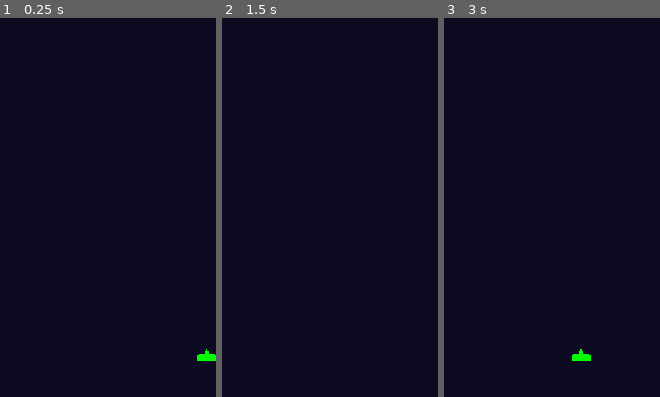
Above: before the commit, frames 1-3 (left to right).
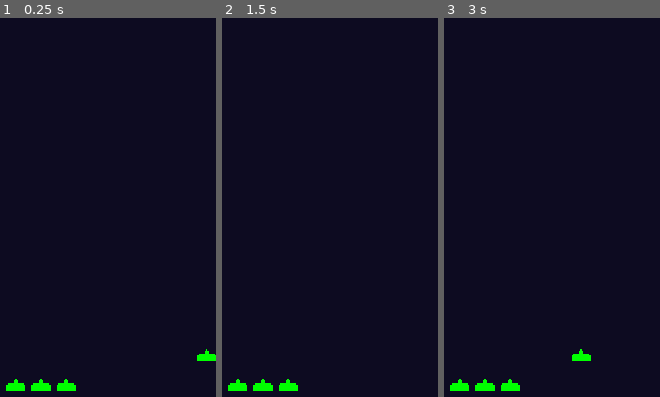
Above: after the commit, the same moments.

Repository: Alexander-Jordan/alien-attack-godot
Game: Godot game, scene res://stages/main.tscn
The game is run twice, just before and just after one commit, with the same random seed, the same clock (stepped at 60 frames per second) and the same inputs.
Inputs:
- Up to frame 1 (0.25 s): no input
- Up to frame 2 (1.5 s): click "RESTART" at 0.5 s; click "RESTART" at 1.25 s
- Up to frame 3 (3 s): click "RESTART" at 2 s; click "BACK" at 2.75 s
The pictures show only the part of the screen within x 0-50%, y 50-100%; the shares and areas given below are measured in that part.

The runs differ from the first frame. In frame 1, 0.6% of the frame differs, in the area x 2-36%, y 95-99%; in frame 2, 0.6%; in frame 3, 0.6%.

Commit message:
Add lives

Diff:
--- a/common/destruct/destructible_2d.gd
+++ b/common/destruct/destructible_2d.gd
@@ -7,13 +7,15 @@
 @export var audio_streams_destruct: Array[AudioStream] = []
 ## The audio streams to choose from when destroyed.
 @export var audio_streams_destroyed: Array[AudioStream] = []
-
+@export var disabled: bool = false
 ## The maximum, or default, amount of health.
 @export_range(1, 10) var health_max: int = 1
 
 ## Amount of health before being destroyed.
 var health: int = health_max:
 	set(h):
+		if disabled:
+			return
 		health = h if h >= 0 else 0
 		destructed.emit()
 		if health <= 0:
--- a/entities/player/player.gd
+++ b/entities/player/player.gd
@@ -11,6 +11,7 @@
 # used to lock the y-position
 @onready var y_position:float = self.position.y
 
+var can_shoot: bool = true
 var input_pos:Vector2 = self.position
 var speed:int = 2000
 #endregion
@@ -29,18 +30,28 @@
 	)
 	destructable_2d.destroyed.connect(func():
 		self.visible = false
+		destructable_2d.disabled = true
+		can_shoot = false
+		GameManager.lives -= 1
 		random_audio_player_2d.play_random_audio_and_await_finished(destructable_2d.audio_streams_destroyed)
-		GameManager.mode = GameManager.Mode.OVER
+		if GameManager.mode != GameManager.Mode.OVER:
+			await get_tree().create_timer(2).timeout
+			reset()
 	)
 
 	GameManager.mode_changed.connect(func(mode: GameManager.Mode):
 		match mode:
 			GameManager.Mode.NEW, GameManager.Mode.RESET:
 				bullet_spawner.despawn_all()
-				self.visible = true
+				reset()
 	)
 
 func _unhandled_input(event: InputEvent) -> void:
-	if event.is_action_pressed('fire') and GameManager.mode == GameManager.Mode.PLAYING:
+	if event.is_action_pressed('fire') and can_shoot and GameManager.mode == GameManager.Mode.PLAYING:
 		bullet_spawner.spawn(Vector2(position.x, position.y - 5), Vector2(0, -1))
+
+func reset() -> void:
+	can_shoot = true
+	self.visible = true
+	destructable_2d.disabled = false
 #endregion
--- a/ui/game_ui/game_ui.gd
+++ b/ui/game_ui/game_ui.gd
@@ -1,20 +1,30 @@
 class_name GameUI extends Control
+
+@export var texture_rects_lives: Array[TextureRect]
 
 @onready var button_back: Button = $VBoxContainer/HBoxContainer/button_back
 @onready var button_restart: Button = $VBoxContainer/HBoxContainer/button_restart
+@onready var label_game_over: Label = $VBoxContainer/ui_end_screen/VBoxContainer/label_game_over
 @onready var label_score: Label = $VBoxContainer/MarginContainer/label_score
 @onready var ui_audio_player: UIAudioPlayer = $UIAudioPlayer
-@onready var ui_end_screen: Control = $VBoxContainer/ui_end_screen
 
 func _ready() -> void:
 	button_restart.pressed.connect(func(): ui_audio_player.button_pressed(); restart())
 
+	GameManager.lives_changed.connect(func(lives: int):
+		if lives == 3:
+			for texture_rect in texture_rects_lives:
+				texture_rect.show()
+		else:
+			for lost_live in (3 - lives):
+				texture_rects_lives[lost_live-1].hide()
+	)
 	GameManager.mode_changed.connect(func(mode: GameManager.Mode):
 		match mode:
 			GameManager.Mode.NEW, GameManager.Mode.RESET:
-				ui_end_screen.hide()
+				label_game_over.hide()
 			GameManager.Mode.OVER:
-				ui_end_screen.show()
+				label_game_over.show()
 	)
 
 func restart():
--- a/ui/game_ui/game_ui.tscn
+++ b/ui/game_ui/game_ui.tscn
@@ -1,10 +1,15 @@
-[gd_scene load_steps=4 format=3 uid="uid://bjuiv0xcg4ee6"]
+[gd_scene load_steps=6 format=3 uid="uid://bjuiv0xcg4ee6"]
 
 [ext_resource type="Script" uid="uid://coiyyrgxo1gvr" path="res://ui/game_ui/game_ui.gd" id="1_5rq5h"]
 [ext_resource type="Theme" uid="uid://bf70rbohgna56" path="res://base_theme.tres" id="1_6u1yh"]
 [ext_resource type="Script" uid="uid://dkm184vllh04q" path="res://ui/ui_audio_player/ui_audio_player.gd" id="3_xlhta"]
+[ext_resource type="Texture2D" uid="uid://sqxnuaedgaop" path="res://assets/spritesheet_main.png" id="4_adpq5"]
 
-[node name="GameUI" type="Control"]
+[sub_resource type="AtlasTexture" id="AtlasTexture_bkjh4"]
+atlas = ExtResource("4_adpq5")
+region = Rect2(3, 49, 13, 8)
+
+[node name="GameUI" type="Control" node_paths=PackedStringArray("texture_rects_lives")]
 layout_mode = 3
 anchors_preset = 15
 anchor_right = 1.0
@@ -14,6 +19,7 @@
 mouse_filter = 1
 theme = ExtResource("1_6u1yh")
 script = ExtResource("1_5rq5h")
+texture_rects_lives = [NodePath("VBoxContainer/lives/HBoxContainer/TextureRect3"), NodePath("VBoxContainer/lives/HBoxContainer/TextureRect2"), NodePath("VBoxContainer/lives/HBoxContainer/TextureRect")]
 
 [node name="UIAudioPlayer" type="AudioStreamPlayer" parent="."]
 script = ExtResource("3_xlhta")
@@ -53,7 +59,6 @@
 text = "RESTART"
 
 [node name="ui_end_screen" type="Control" parent="VBoxContainer"]
-visible = false
 layout_mode = 2
 size_flags_vertical = 3
 mouse_filter = 1
@@ -73,6 +78,42 @@
 grow_vertical = 2
 
 [node name="label_game_over" type="Label" parent="VBoxContainer/ui_end_screen/VBoxContainer"]
+visible = false
 layout_mode = 2
 size_flags_horizontal = 4
 text = "GAME OVER"
+
+[node name="lives" type="MarginContainer" parent="VBoxContainer"]
+layout_mode = 2
+size_flags_vertical = 10
+theme_override_constants/margin_left = 16
+theme_override_constants/margin_top = 16
+theme_override_constants/margin_right = 16
+theme_override_constants/margin_bottom = 16
+
+[node name="HBoxContainer" type="HBoxContainer" parent="VBoxContainer/lives"]
+layout_mode = 2
+
+[node name="TextureRect" type="TextureRect" parent="VBoxContainer/lives/HBoxContainer"]
+modulate = Color(0, 1, 0, 1)
+layout_mode = 2
+size_flags_horizontal = 0
+size_flags_vertical = 4
+texture = SubResource("AtlasTexture_bkjh4")
+stretch_mode = 5
+
+[node name="TextureRect2" type="TextureRect" parent="VBoxContainer/lives/HBoxContainer"]
+modulate = Color(0, 1, 0, 1)
+layout_mode = 2
+size_flags_horizontal = 0
+size_flags_vertical = 4
+texture = SubResource("AtlasTexture_bkjh4")
+stretch_mode = 5
+
+[node name="TextureRect3" type="TextureRect" parent="VBoxContainer/lives/HBoxContainer"]
+modulate = Color(0, 1, 0, 1)
+layout_mode = 2
+size_flags_horizontal = 0
+size_flags_vertical = 4
+texture = SubResource("AtlasTexture_bkjh4")
+stretch_mode = 5
--- a/utilities/game_manager.gd
+++ b/utilities/game_manager.gd
@@ -29,6 +29,14 @@
 			return
 		alien_direction = ad
 		alien_direction_changed.emit(alien_direction)
+var lives: int = 3:
+	set(l):
+		if l > 3 or l < 0 or l == lives:
+			return
+		lives = l
+		lives_changed.emit(lives)
+		if lives <= 0:
+			mode = Mode.OVER
 ## The current game mode.
 var mode: Mode = Mode.OVER:
 	set(m):
@@ -40,6 +48,7 @@
 		match mode:
 			Mode.NEW, Mode.RESET:
 				alien_direction = AlienDirection.RIGHT
+				lives = 3
 				speed = Speed.INIT
 var speed: float = Speed.INIT:
 	set(s):
@@ -50,6 +59,7 @@
 #region SIGNALS
 ## Will be emitted when the alien direction has changed.
 signal alien_direction_changed(direction: AlienDirection)
+signal lives_changed(lives: int)
 ## Will be emitted when the game mode has changed.
 signal mode_changed(mode: Mode)
 signal speed_changed(speed: float)
